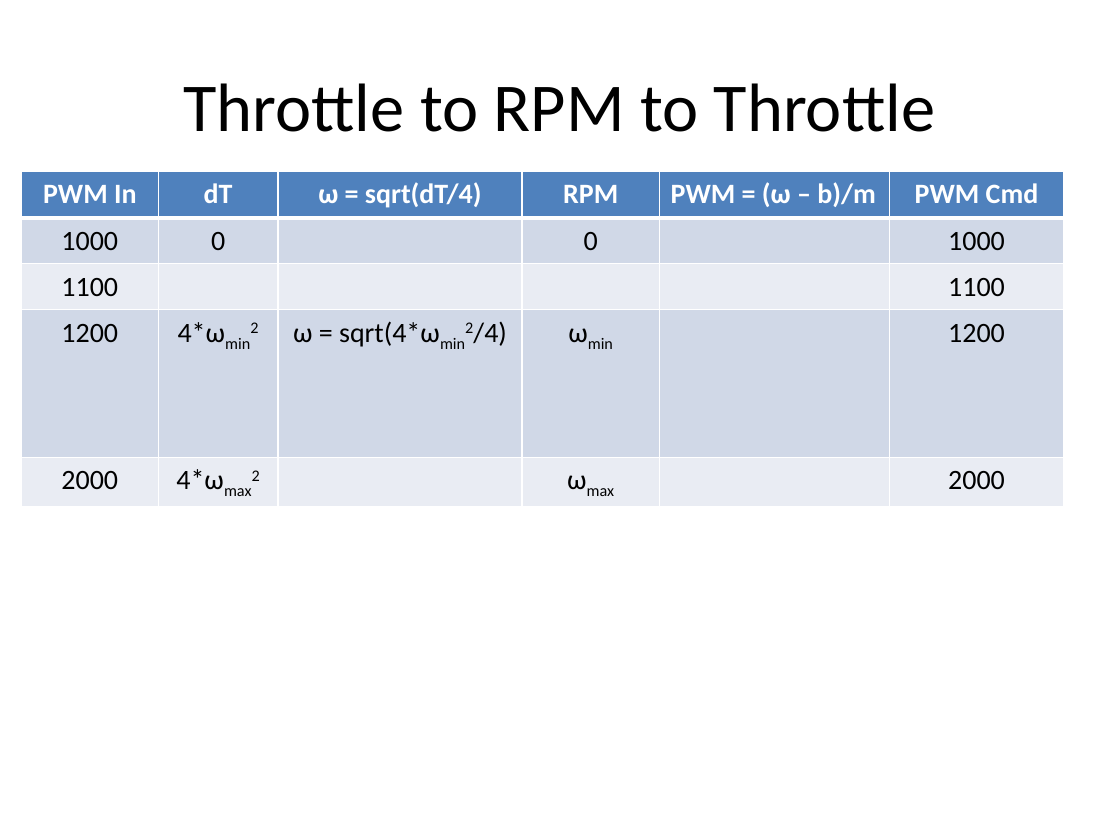
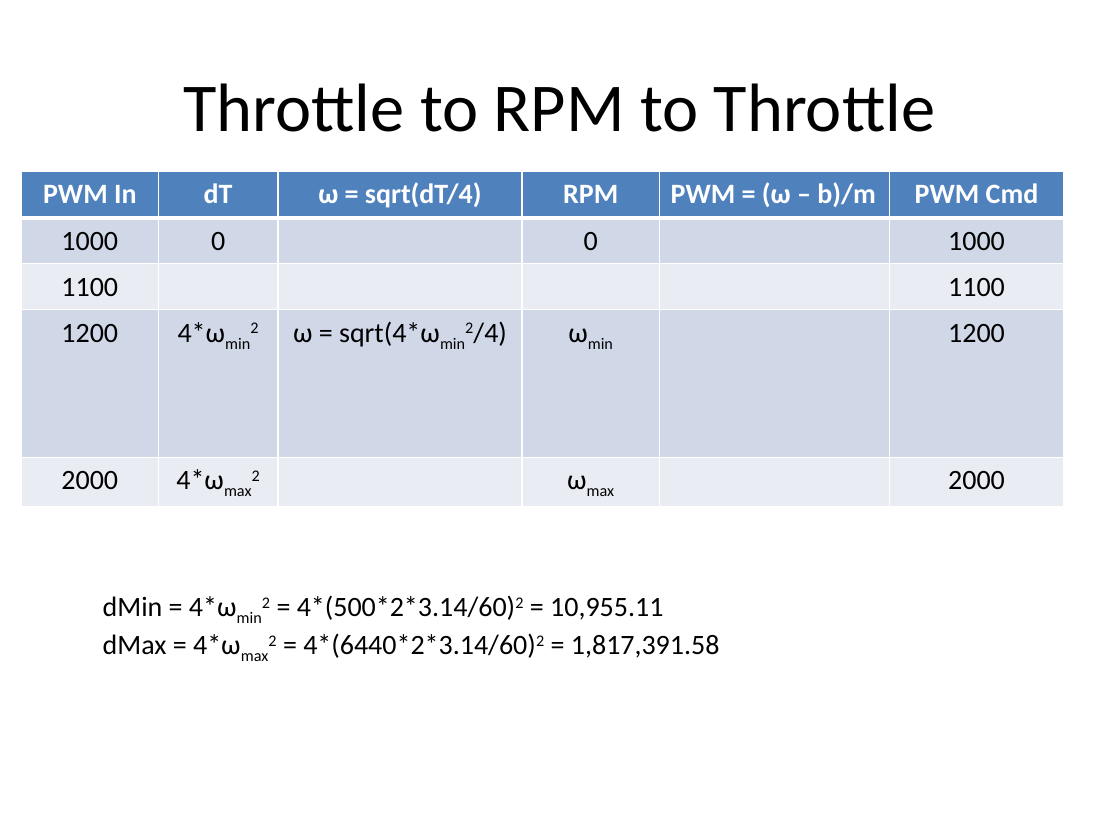
Before and after one commit to malex2/Cpp-Aircraft-Simulation, a slide deck: slide 18 of Simulation Outline.pptx (slide 16 before the commit). Drawn at 1120x840 pixels with LibreOffice and Linux fonts; fonts in the diff are those of the drawing. Boxes give left, top, right and bottom in pixels: in the first picture for what was removed or moved away, otherwise in the second. Text is boxed around its words. In the diff, an @@ line names an element or a change of style, - is before the commit and + after.

```diff
--- a/Simulation Outline.pptx
+++ b/Simulation Outline.pptx
@@ text added at (x1=103, y1=595, x2=720, y2=658), 18 pt, text #000000 @@
+dMin = 4*ωmin2 = 4*(500*2*3.14/60)2 = 10,955.11
+dMax = 4*ωmax2 = 4*(6440*2*3.14/60)2 = 1,817,391.58
```
Also in this commit, not shown: 7 other slides changed, 22 slides added, 1 slide removed, 34 other files.
